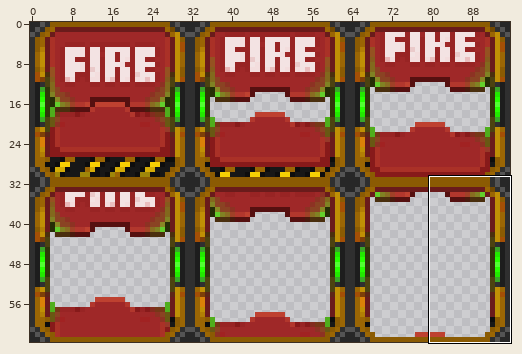
A sprite sheet gets an edit: Resources/Textures/Constructible/Structures/Doors/firelock.rsi/opening.png. The first picture is a wide view before the edit; the outline marks the close-up.
Close-up. First the earlier version:
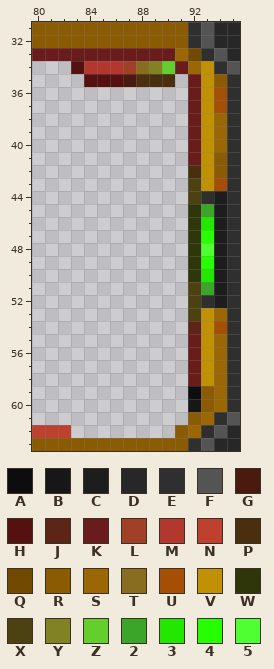
The file is 96x64 pixels. Pixels under 10% opacity are left out. Colours within 5 levels of each other are drawn and written as one. Shown: x 80..95, y 31..63. The commit also changed other parts of the picture, which this record leaves out.
Palette (. is transparent): A #0d0d0d  B #171717  C #1d1d1d  D #272727  E #2f2f2f  F #545454  G #4a1a0e  H #551010  J #5c2518  K #6a1b1b  L #a04127  M #b2372d  N #be4130  P #4a2f0e  Q #724901  R #8b5b03  S #9b6604  T #886d21  U #a44f05  V #c09005  W #2f360a  X #4c4211  Y #808223  Z #63ce2c  2 #3ba529  3 #22e800  4 #26ff00  5 #50ff31
After:
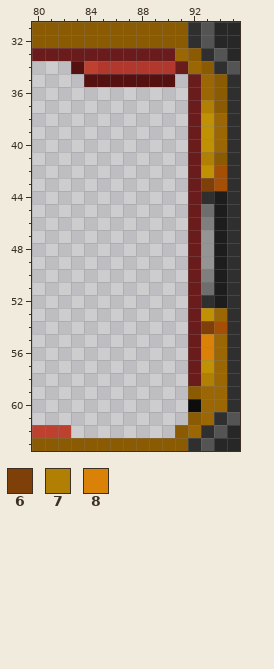
Colours new in this view: 6 #7e3f08  7 #b27f05  8 #da8208
The exact change:
@@ palette @@
-2 #3ba529
+2 #6e6e6e
-3 #22e800
+3 #807f7f
-4 #26ff00
+4 #949494
@@ x 80..95 @@
 32 RRRRRRRRRRRREFDD
-33 KKKKKKKKKKKSQEFD
-34 ...HMMMLTYZKSVEF
-35 ....HHHGPPP.KVRE
-36 ............KVUE
-37 ............KVUE
+33 KKKKKKKKKKKSREFD
+34 ...HNMMMMMMKSREF
+35 ....HHHHHHH.KSRE
+36 ............KSRE
+37 ............K7RE
 38 ............KVSE
@@ x 90..95 @@
 40 ..KVSE
-41 ..KVRE
-42 ..PVRE
-43 ..XVUE
-44 ..XECE
-45 ..W2CE
-46 ..W3CE
-47 ..W4CE
-48 ..W5CE
-49 ..W4CE
-50 ..W3CE
-51 ..X2CE
-52 ..XECE
-53 ..XVSE
-54 ..JVUE
-55 ..KVSE
-56 ..KVSE
+41 ..K7RE
+42 ..KVUE
+43 ..K6UE
+44 ..KECE
+45 ..K2CE
+46 ..K3CE
+47 ..K4CE
+48 ..K4CE
+49 ..K4CE
+50 ..K3CE
+51 ..K2CE
+52 ..KECE
+53 ..KVSE
+54 ..K6UE
+55 ..K8SE
+56 ..K8SE
 57 ..KVSE
-58 ..KVSE
-59 ..ARSE
-60 ..BRSE
+58 ..K7SE
+59 ..RSSE
+60 ..ASSE
 61 ..RSEF
